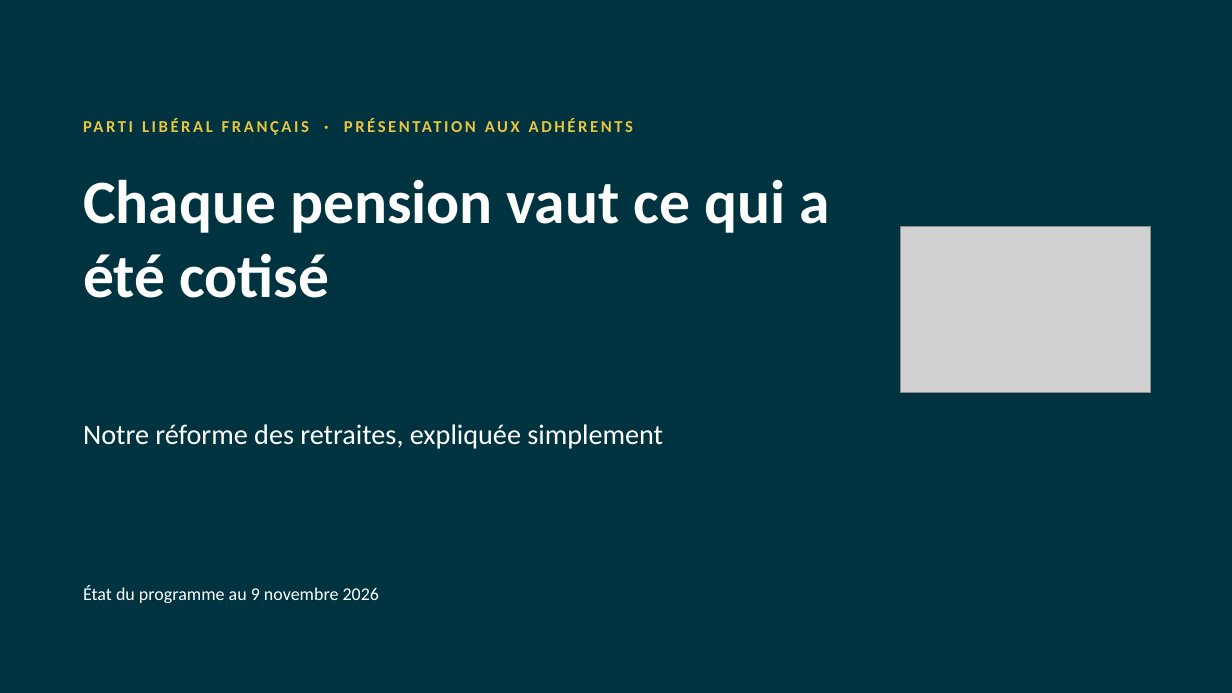
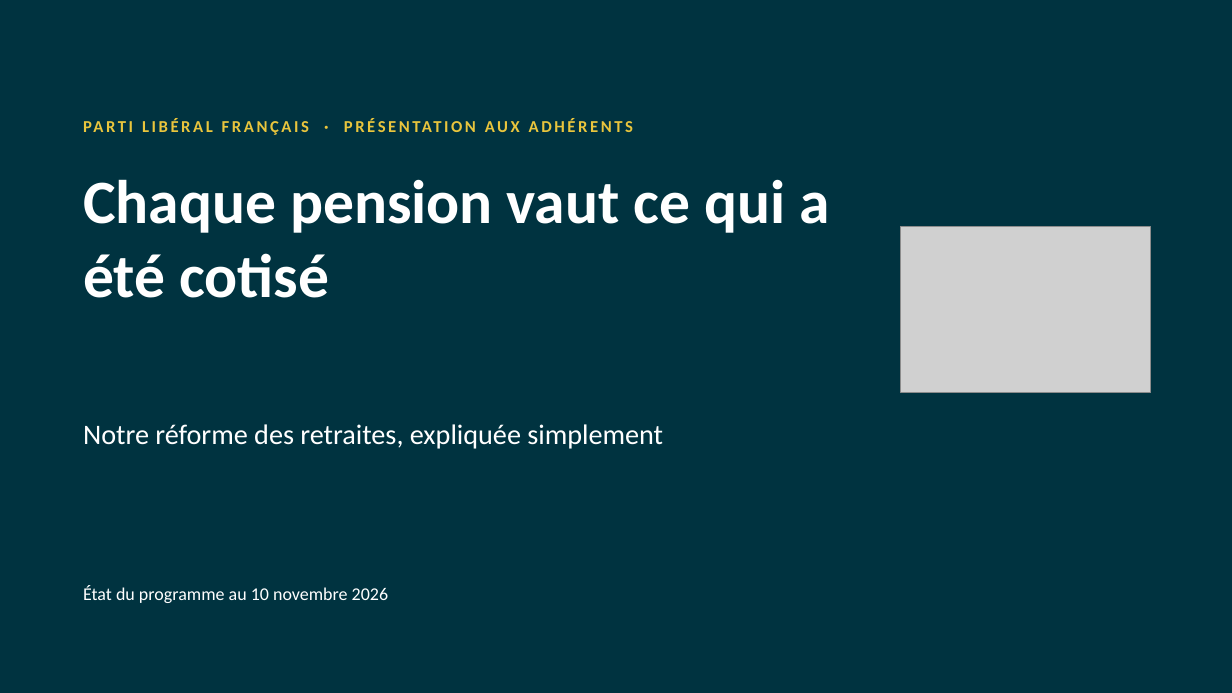
Before and after one commit to g-pliberal/retraitecomptenotionelle, a slide deck: slide 1 of docs/presentation_adherents_novembre_2026.pptx. Drawn at 1232x693 pixels with LibreOffice and Linux fonts; fonts in the diff are those of the drawing; grey boxes stand for pictures. Boxes give left, top, right and bottom in pixels: in the first picture for what was removed or moved away, otherwise in the second. Text is boxed around its words. In the diff, an @@ line names an element or a change of style, - is before the commit and + after.

```diff
--- a/docs/presentation_adherents_novembre_2026.pptx
+++ b/docs/presentation_adherents_novembre_2026.pptx
@@ text at bbox=[83, 585, 388, 603]: text changed @@
-État du programme au 9 novembre 2026
+État du programme au 10 novembre 2026
```
Also in this commit, not shown: 17 other slides changed, 10 slides added, 2 other files.
